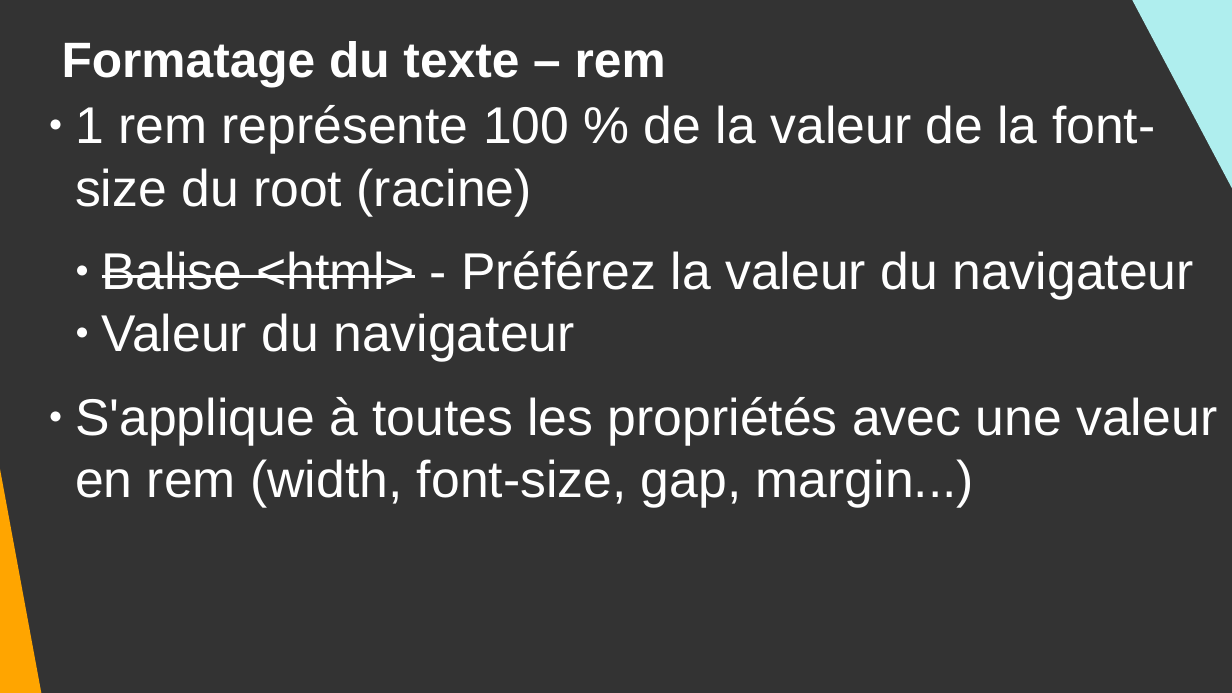
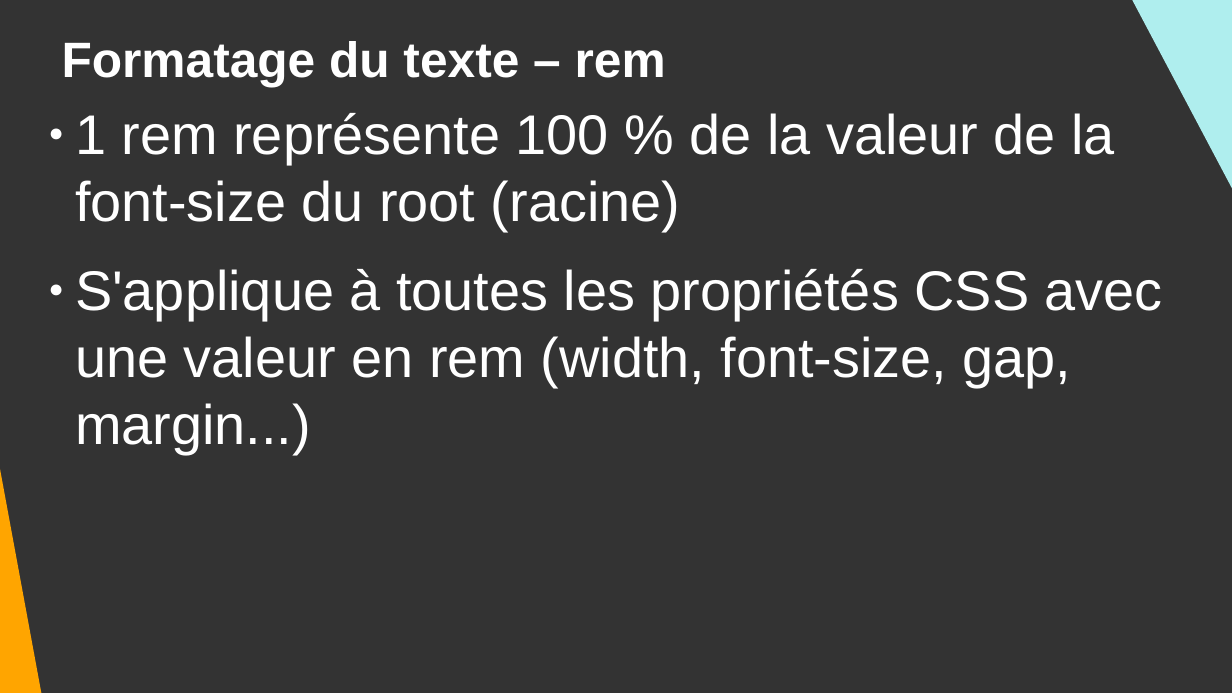
Before and after one commit to DanYellow/cours, a slide deck: slide 23 of integration-web-s1/travaux-pratiques/numero-4/presentation.odp. Drawn at 1232x693 pixels with LibreOffice and Linux fonts; fonts in the diff are those of the drawing. Boxes give left, top, right and bottom in pixels: in the first picture for what was removed or moved away, otherwise in the second. Text is boxed around its words. In the diff, an @@ line names an element or a change of style, - is before the commit and + after.

```diff
--- a/integration-web-s1/travaux-pratiques/numero-4/presentation.odp
+++ b/integration-web-s1/travaux-pratiques/numero-4/presentation.odp
@@ subtitle "1 rem représente 100 % ..." at (75, 113, 1163, 454): vertical alignment middle to top @@
@@ subtitle at (75, 113, 1114, 231): size 33.3 to 36 pt in "1 rem représente 100 % de la ..." @@
@@ subtitle at (75, 269, 1163, 454): text changed; size 33.3 to 36 pt @@
-  ● Balise <html> - Préférez la valeur du navigateur
-  ● Valeur du navigateur
-● S'applique à toutes les propriétés avec une valeur en rem (width, font-size, gap, margin...)
+● S'applique à toutes les propriétés CSS avec une valeur en rem (width, font-size, gap, margin...)
```
Also in this commit, not shown: 29 other slides changed, 1 slide added, 13 other files.
